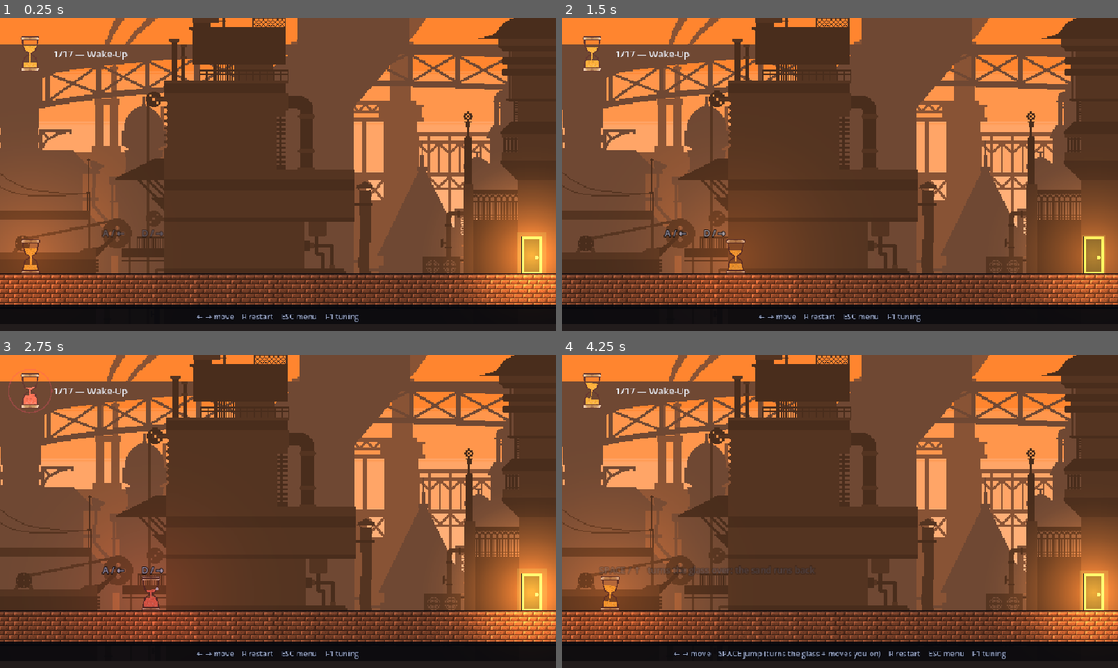
Above: before the commit, frames 1-4 (two rows, left to right).
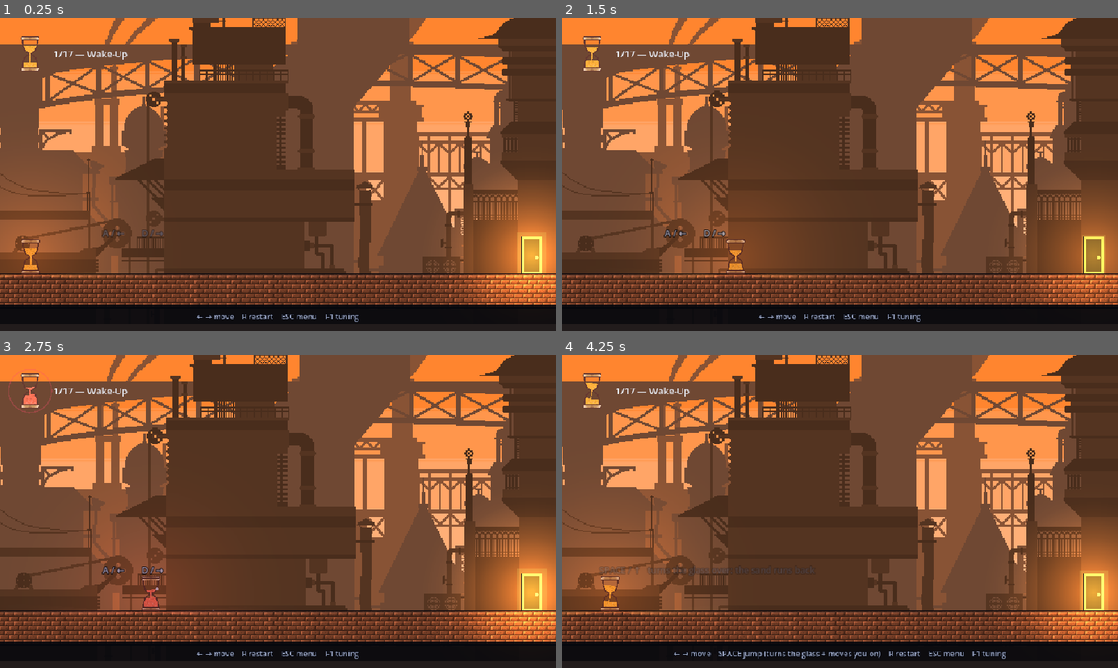
Above: after the commit, the same moments.

Repository: Athryell/GMTK-Game-Jam-2026
Game: Godot game, scene res://scenes/main.tscn
The game is run twice, just before and just after one commit, with the same random seed, the same clock (stepped at 60 frames per second) and the same inputs. Sound files missing from this copy of the repository are replaced by a short silence.
Inputs:
- Up to frame 1 (0.25 s): no input
- Up to frame 2 (1.5 s): tap Enter at 0.5 s; hold Right (move_right) from 0.53 s (still down); tap Space (jump) at 0.77 s
- Up to frame 3 (2.75 s): tap Space (jump) at 1.52 s; release Right (move_right) at 2.03 s; hold Left (move_left) from 2.03 s (still down)
- Up to frame 4 (4.25 s): release Left (move_left) at 2.78 s; hold Right (move_right) from 2.78 s (still down); tap Space (jump) at 3.02, 3.77 s

The runs differ from the first frame. In frame 1, 1.3% of the frame differs, in the area x 0-21%, y 82-92%; in frame 2, 1.4%; in frame 3, 0.8%; in frame 4, 1.5%, in the area x 0-24%, y 82-92%.

Commit message:
Cast real subtractive shadows from the glass's lamp
Solids used to have their shadow hand-drawn: four offset copies of the
outline stamped away from the lamp. It painted darkness over the world, so
two shadows crossing doubled up and a wedge landed on ground that was
already unlit.

Now every solid carries a LightOccluder2D built from the outline it is drawn
from, and the lamp casts. Nothing is painted: what you see in a shadow is the
world with the lamp taken out of it. Occluders are parented to their caster,
so a moving platform drags its shadow along, and they leave the light mask
with their plane.

shadow_throw is gone with the offset it fed; shadow_strength now means how
much of the lamp a solid cuts out.

Diff:
--- a/hourglass_hero_godot/scripts/entities/player.gd
+++ b/hourglass_hero_godot/scripts/entities/player.gd
@@ -67,7 +67,7 @@
 	Game.gravity_changed.connect(_face_gravity)
 	add_to_group(Game.PLAYER_GROUP)
 	_light = LightKit.point(Palette.SAND_FULL, Tuning.cfg.player_light_radius,
-		Tuning.cfg.player_light_energy)
+		Tuning.cfg.player_light_energy, true)
 	add_child(_light)
 	Game.flipped.connect(_on_flipped)
 	Game.status_changed.connect(_on_status_changed)
@@ -83,6 +83,9 @@
 	# The 0.42 floor keeps an empty glass still lighting the way.
 	_light.energy = cfg.player_light_energy * (0.42 + 0.58 * fuel) * throb
 	_light.texture_scale = LightKit.scale_for(cfg.player_light_radius)
+	# What still reaches into a shadow: the lamp's own colour, faded. At full
+	# strength nothing does, which is the Among Us cut.
+	_light.shadow_color = Color(_light.color, 1.0 - cfg.shadow_strength)
 	_sweat(delta, danger)
 
 
--- a/hourglass_hero_godot/scripts/fx/cast_shadows.gd
+++ b/hourglass_hero_godot/scripts/fx/cast_shadows.gd
@@ -1,40 +1,37 @@
-## The terrain's shadows, drawn by hand: each solid is stamped again, pushed away
-## from the lamp. Replaces Godot's 2D shadow map, which bands badly here because
-## the player's lamp sits on the surfaces it lights.
+## The solids' shadows. Every solid gets a [LightOccluder2D] built from the same
+## outline it is drawn from, so the player's lamp does not arrive behind it.
 ##
-## Casters are `Platform` and `Terrain` alike. Each is asked once for its outline
-## in its own space; from then on this follows the node's transform, so a moving
-## platform costs no more than a still one and a ramp throws a ramp-shaped
-## shadow.
+## Subtractive: nothing is painted over the world. What you see in a shadow is
+## the world with the lamp taken out of it, which is why two shadows crossing
+## are no darker than one and a shadow never darkens the thing that cast it.
 ##
-## Must sit BETWEEN the backdrop and the level in `main.tscn` — a solid covering
-## its own stamp is what keeps a shadow off the thing that cast it.
+## Occluders are parented to their caster, so a moving platform drags its shadow
+## along and unloading a level takes every occluder with it.
 class_name CastShadows
 extends Node2D
 
-## Stacked copies per shadow, each pushed further and carrying 1/LAYERS of the
-## darkness: a penumbra without a blur or a shader.
-const LAYERS := 4
+## The light mask an occluder in the player's plane sits on, matching the lamp's
+## `shadow_item_cull_mask`. A solid in the other plane is taken off it.
+const MASK := 1
 
-## How much wider than its caster a shadow is drawn, in px.
-const SPREAD := 2.0
+## How far an occluder is pulled inside its solid, in px. The shadow map darkens
+## everything past the first thing a ray meets, the caster included, so an
+## outline sitting exactly on the drawn surface bands along it. Pulled in, the
+## lit face is the stone's own and the seam is buried under it.
+const INSET := 3.0
 
-var lamp: Node2D
-var _casters: Array[Node2D] = []
-## Per caster, parallel to `_casters`.
-var _outlines: Array[PackedVector2Array] = []
-var _triangles: Array[PackedInt32Array] = []
+var _occluders: Array[LightOccluder2D] = []
+## Per occluder, parallel to `_occluders`.
 var _planes: Array[Planes.Kind] = []
-var _reach := 1.0
 
 
-## Called on every level load. Shapes and planes are measured once — neither
-## changes while a level runs — and only the transform is read per frame, since
-## platforms move.
+func _ready() -> void:
+	Game.plane_changed.connect(_on_plane_changed)
+
+
+## Called on every level load, once the scene exists.
 func configure(level: Level) -> void:
-	_casters.clear()
-	_outlines.clear()
-	_triangles.clear()
+	_occluders.clear()
 	_planes.clear()
 	for node in level.find_children("*", "Platform", true, false):
 		var slab := node as Platform
@@ -42,79 +39,33 @@
 	for node in level.find_children("*", "Terrain", true, false):
 		var ground := node as Terrain
 		_add(ground, ground.plane, ground.shadow_outline())
+	_on_plane_changed(Game.plane)
 
 
 func _add(caster: Node2D, plane: Planes.Kind, outline: PackedVector2Array) -> void:
-	var grown := Polygons.grow(outline, SPREAD)
-	if grown.size() < 3:
+	if outline.size() < 3:
 		return
-	_casters.append(caster)
-	_outlines.append(grown)
-	# Indices, not points: a caster only ever moves, and translating a polygon
-	# never re-triangulates it. So this is computed once and re-used every frame.
-	_triangles.append(Geometry2D.triangulate_polygon(grown))
+	var inset := Polygons.grow(outline, -INSET)
+	var shape := OccluderPolygon2D.new()
+	# A slab thinner than twice the inset turns itself inside out; it keeps its
+	# own outline rather than a knot.
+	shape.polygon = inset if Polygons.winding(inset) == Polygons.winding(outline) \
+		else outline
+	# Both faces block: these are closed rings, and the level is walked from
+	# either side of one.
+	shape.cull_mode = OccluderPolygon2D.CULL_DISABLED
+	var occluder := LightOccluder2D.new()
+	occluder.occluder = shape
+	caster.add_child(occluder)
+	_occluders.append(occluder)
 	_planes.append(plane)
 
 
-func _process(_delta: float) -> void:
-	# The lamp is the player's, so its reach is the player light's. Read every
-	# frame rather than cached: it is live on the tuning panel.
-	_reach = maxf(Tuning.cfg.player_light_radius, 1.0)
-	queue_redraw()
-
-
-func _draw() -> void:
-	if lamp == null or not is_instance_valid(lamp):
-		return
-	var cfg := Tuning.cfg
-	var origin := to_local(lamp.global_position)
-	var into_mine := global_transform.affine_inverse()
-
-	for index in _casters.size():
-		var caster := _casters[index]
-		if not is_instance_valid(caster):
+func _on_plane_changed(current: Planes.Kind) -> void:
+	for i in _occluders.size():
+		var occluder := _occluders[i]
+		if not is_instance_valid(occluder):
 			continue
 		# A solid in the other plane is walk-through, so it casts nothing.
-		if not Planes.is_active(_planes[index], Game.plane):
-			continue
-
-		var outline := _outlines[index]
-		var to_here := into_mine * caster.global_transform
-		var points := PackedVector2Array()
-		points.resize(outline.size())
-		var centre := Vector2.ZERO
-		for i in outline.size():
-			points[i] = to_here * outline[i]
-			centre += points[i]
-		centre /= float(points.size())
-
-		var away := centre - origin
-		var distance := away.length()
-		# Past the edge of the light, or the lamp is inside the solid and there
-		# is no "away" to push towards.
-		if distance >= _reach or distance < 0.001:
-			continue
-
-		# Throw and darkness both fall off towards the rim of the light; the
-		# darkness is squared so shadows fade out before they shrink away.
-		var closeness := 1.0 - distance / _reach
-		var throw := away / distance * cfg.shadow_throw * closeness
-		var shade := Color(0.0, 0.0, 0.02, cfg.shadow_strength * closeness * closeness / LAYERS)
-
-		for i in LAYERS:
-			_stamp(points, _triangles[index], throw * float(i + 1) / LAYERS, shade)
-
-
-## One copy of a shadow, pushed by `step`. Triangles rather than one call:
-## `draw_colored_polygon` only fills a convex shape honestly, and ground almost
-## never is one.
-func _stamp(points: PackedVector2Array, triangles: PackedInt32Array,
-		step: Vector2, shade: Color) -> void:
-	var i := 0
-	while i + 2 < triangles.size():
-		draw_colored_polygon(PackedVector2Array([
-			points[triangles[i]] + step,
-			points[triangles[i + 1]] + step,
-			points[triangles[i + 2]] + step,
-		]), shade)
-		i += 3
+		var active := Planes.is_active(_planes[i], current)
+		occluder.occluder_light_mask = MASK if active else 0
--- a/hourglass_hero_godot/scripts/fx/light_kit.gd
+++ b/hourglass_hero_godot/scripts/fx/light_kit.gd
@@ -41,12 +41,22 @@
 	return radius * 2.0 / TEXTURE_SIZE
 
 
-## A light reaching `radius` px, ready to be added as a child. Never casts
-## shadows — terrain shadows are drawn by hand, see [CastShadows].
-static func point(colour: Color, radius: float, energy := 1.0) -> PointLight2D:
+## How far a shadow's edge is smeared, in px. Enough to keep the rim off the
+## pixel grid, not so much that a wall stops reading as a wall.
+const SHADOW_SMOOTH := 2.0
+
+## A light reaching `radius` px, ready to be added as a child. `casts_shadows`
+## is the player's lamp only: solids stop it, see [CastShadows].
+static func point(colour: Color, radius: float, energy := 1.0,
+		casts_shadows := false) -> PointLight2D:
 	var light := PointLight2D.new()
 	light.texture = falloff()
 	light.texture_scale = scale_for(radius)
 	light.color = colour
 	light.energy = energy
+	if casts_shadows:
+		light.shadow_enabled = true
+		light.shadow_filter = Light2D.SHADOW_FILTER_PCF13
+		light.shadow_filter_smooth = SHADOW_SMOOTH
+		light.shadow_item_cull_mask = CastShadows.MASK
 	return light
--- a/hourglass_hero_godot/scripts/game_config.gd
+++ b/hourglass_hero_godot/scripts/game_config.gd
@@ -101,11 +101,9 @@
 @export_range(0.0, 4.0, 0.05) var player_light_energy: float = 0.6
 ## Brightness of the lights on doors, springs, pads and hazards.
 @export_range(0.0, 4.0, 0.05) var entity_light_energy: float = 1.1
-## How far a platform's shadow is thrown at the player's feet, in px. Shrinks to
-## nothing at the edge of the light.
-@export_range(0.0, 90.0, 1.0) var shadow_throw: float = 26.0
-## How dark a shadow gets at its strongest.
-@export_range(0.0, 1.0, 0.01) var shadow_strength: float = 0.55
+## How much of the lamp a solid cuts out. 1 is a true shadow: behind a wall the
+## light simply is not there, and only `world_light` is left.
+@export_range(0.0, 1.0, 0.01) var shadow_strength: float = 1.0
 
 @export_group("Feedback")
 
--- a/hourglass_hero_godot/scripts/main.gd
+++ b/hourglass_hero_godot/scripts/main.gd
@@ -8,8 +8,8 @@
 @onready var _level_root: Node2D = $LevelRoot
 @onready var _camera: CameraRig = $Camera2D
 @onready var _backdrop: Backdrop = $Backdrop
-# Must sit between Backdrop and LevelRoot in the tree, so slabs draw over their
-# own shadows.
+# Draws nothing: it hands every solid a light occluder and keeps them in step
+# with the plane.
 @onready var _shadows: CastShadows = $CastShadows
 @onready var _world_light: CanvasModulate = $WorldLight
 
@@ -71,7 +71,6 @@
 
 	_backdrop.configure(_level, Game.level_index)
 	_shadows.configure(_level)
-	_shadows.lamp = _player
 
 	_camera.target = _player
 	_camera.frame(_level.world_size)
Not shown, changed: hourglass_hero_godot/README.md
